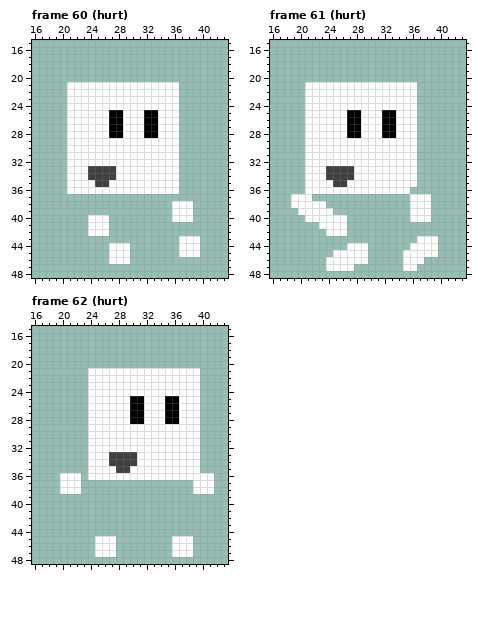
A pixel-art file gets an edit: Player_eevee.ase. This is how it looked before the edit.
64x64 pixels, 85 frames. Shown: frame 60 (hurt): x 16..43, y 15..48; frame 61 (hurt): x 16..43, y 15..48; frame 62 (hurt): x 16..43, y 15..48.
And afterwards:
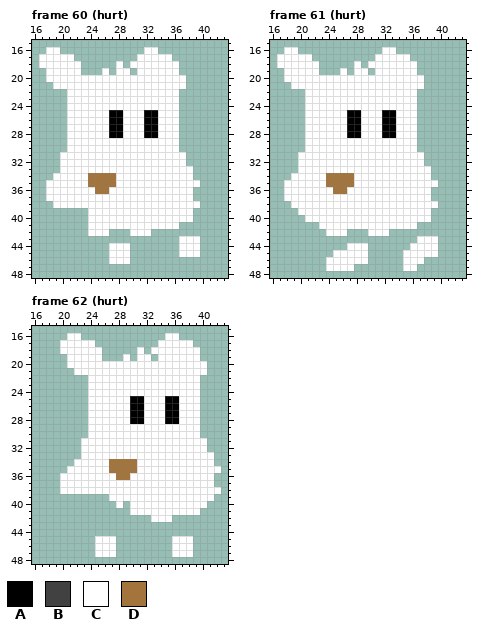
Palette (. is transparent): A #000000  B #414141  C #ffffff  D #a3753c
The exact change:
Frame 60 (hurt), layers "Layer 1", "Sprite Sheet":
There is now colour C in row 16 at x 18 to 19 and 32 to 33; in row 17 at x 17 to 21 and 31 to 35; in row 18 at x 17 to 22, 28 and 30 to 36; in row 19 at x 18 to 22, 26, 28 to 29 and 31 to 36; in row 20 at x 18 to 37; in row 21 at x 19 to 20 and 37.
There is now colour C in rows 31 to 32 at x 20 and 37; in row 33 at x 20 and 37 to 38; in row 34 at x 19 to 20 and 37 to 38; in row 35 at x 18 to 20 and 37 to 39; in row 36 at x 18 to 20 and 37 to 38; in row 37 at x 18 to 38.
There is now colour C in row 38 at x 19 to 35 and 39; in row 39 at x 24 to 35; in row 40 at x 27 to 35; in row 41 at x 27 to 36; in row 42 at x 30 to 32.
The edit turns colour B into colour C in row 33 at x 24 to 27.
The edit turns colour B into colour D in row 34 at x 24 to 27; in row 35 at x 25 to 26.
The edit turns colour C into colour D in row 35 at x 24 and 27; in row 36 at x 25 to 26.
Frame 61 (hurt), layers "Layer 1", "Sprite Sheet":
There is now colour C in row 16 at x 18 to 19 and 32 to 33; in row 17 at x 17 to 21 and 31 to 35; in row 18 at x 17 to 22, 28 and 30 to 36; in row 19 at x 18 to 22, 26, 28 to 29 and 31 to 36; in row 20 at x 18 to 37; in row 21 at x 19 to 20 and 37.
There is now colour C in rows 31 to 32 at x 20 and 37; in row 33 at x 20 and 37 to 38; in row 34 at x 19 to 20 and 37 to 38; in row 35 at x 18 to 20 and 37 to 39; in row 36 at x 18 to 20 and 36 to 38; in row 37 at x 18 and 22 to 35.
There is now colour C in row 38 at x 24 to 35 and 39; in row 39 at x 25 to 35; in row 40 at x 27 to 35; in row 41 at x 27 to 36; in row 42 at x 30 to 32.
The edit turns colour B into colour C in row 33 at x 24 to 27.
The edit turns colour B into colour D in row 34 at x 24 to 27; in row 35 at x 25 to 26.
The edit turns colour C into colour D in row 35 at x 24 and 27; in row 36 at x 25 to 26.
Frame 62 (hurt), layers "Layer 1", "Sprite Sheet":
There is now colour C in row 16 at x 21 to 22 and 35 to 36; in row 17 at x 20 to 24 and 34 to 38; in row 18 at x 20 to 25, 31 and 33 to 39; in row 19 at x 21 to 25, 29, 31 to 32 and 34 to 39; in row 20 at x 21 to 40; in row 21 at x 22 to 23 and 40.
There is now colour C in rows 31 to 32 at x 23 and 40; in row 33 at x 23 and 40 to 41; in row 34 at x 22 to 23 and 40 to 41; in row 35 at x 21 to 23 and 40 to 42; in row 36 at x 23; in row 37 at x 23 to 38.
There is now colour C in row 38 at x 23 to 38 and 42; in row 39 at x 27 to 41; in row 40 at x 28 and 30 to 40; in row 41 at x 30 to 39; in row 42 at x 33 to 35.
The edit turns colour B into colour C in row 33 at x 27 to 30.
The edit turns colour B into colour D in row 34 at x 27 to 30; in row 35 at x 28 to 29.
The edit turns colour C into colour D in row 35 at x 27 and 30; in row 36 at x 28 to 29.
